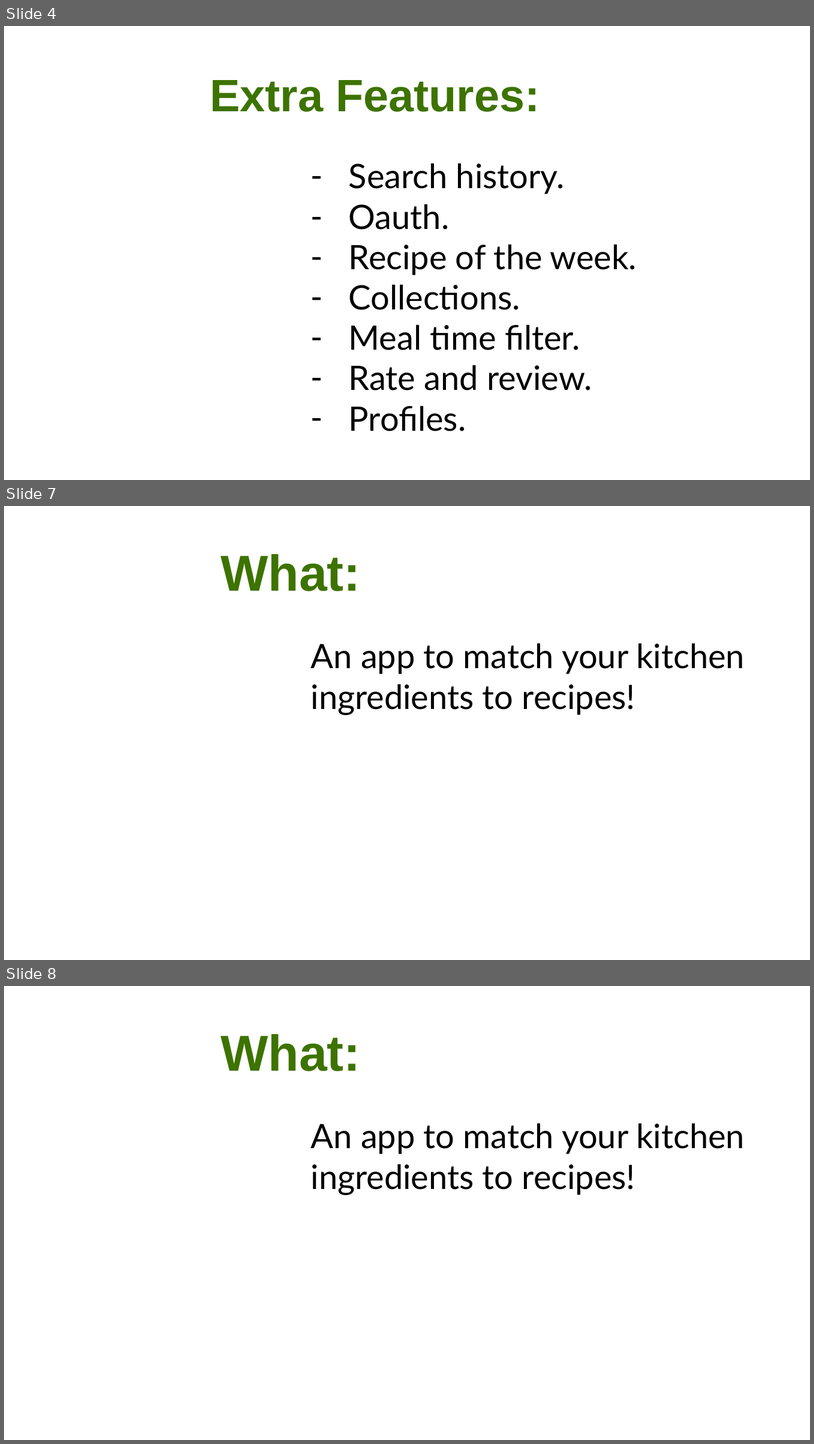
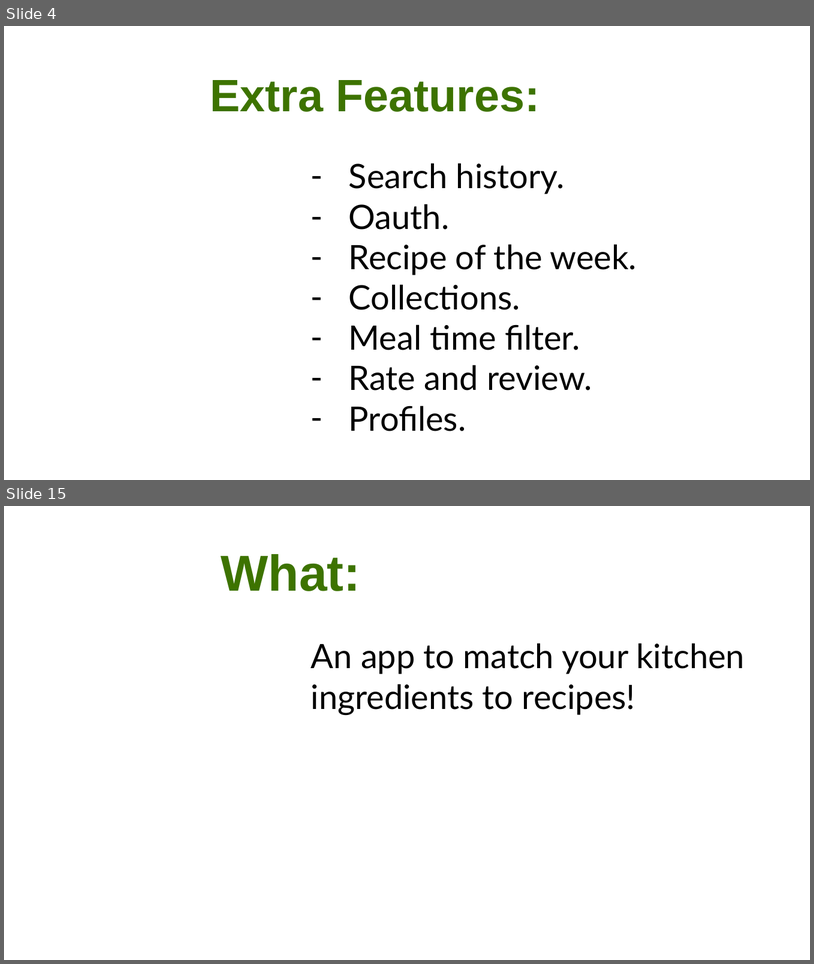
Before and after one commit to CA-MERN/MERN-Part-A-Docs, a slide deck: Presentation1.pptx. Shown one above the other, each under a label of ours: slides 4, 7 and 8 before the commit, slides 4 and 15 after it; the slides between them are not shown. The pictures are 814x1444 and 814x964 pixels, drawn with LibreOffice and Linux fonts; fonts in the diff are those of the drawing; background and template pictures are left out. Boxes give left, top, right and bottom in pixels: in the first picture for what was removed or moved away, otherwise in the second. Text is boxed around its words. In the diff, an @@ line names an element or a change of style, - is before the commit and + after.

```diff
--- a/Presentation1.pptx
+++ b/Presentation1.pptx
@@ slide 7 removed at (4,506,810,960), background picture (left out) @@
@@ title removed at (221,554,361,591) @@
-What:
@@ text removed at (311,643,745,715) @@
-An app to match your kitchen
-ingredients to recipes!
@@ what was slide 8 is now slide 15 @@
```
Also in this commit, not shown: 10 slides added, 2 other slides removed, 1 other file.
